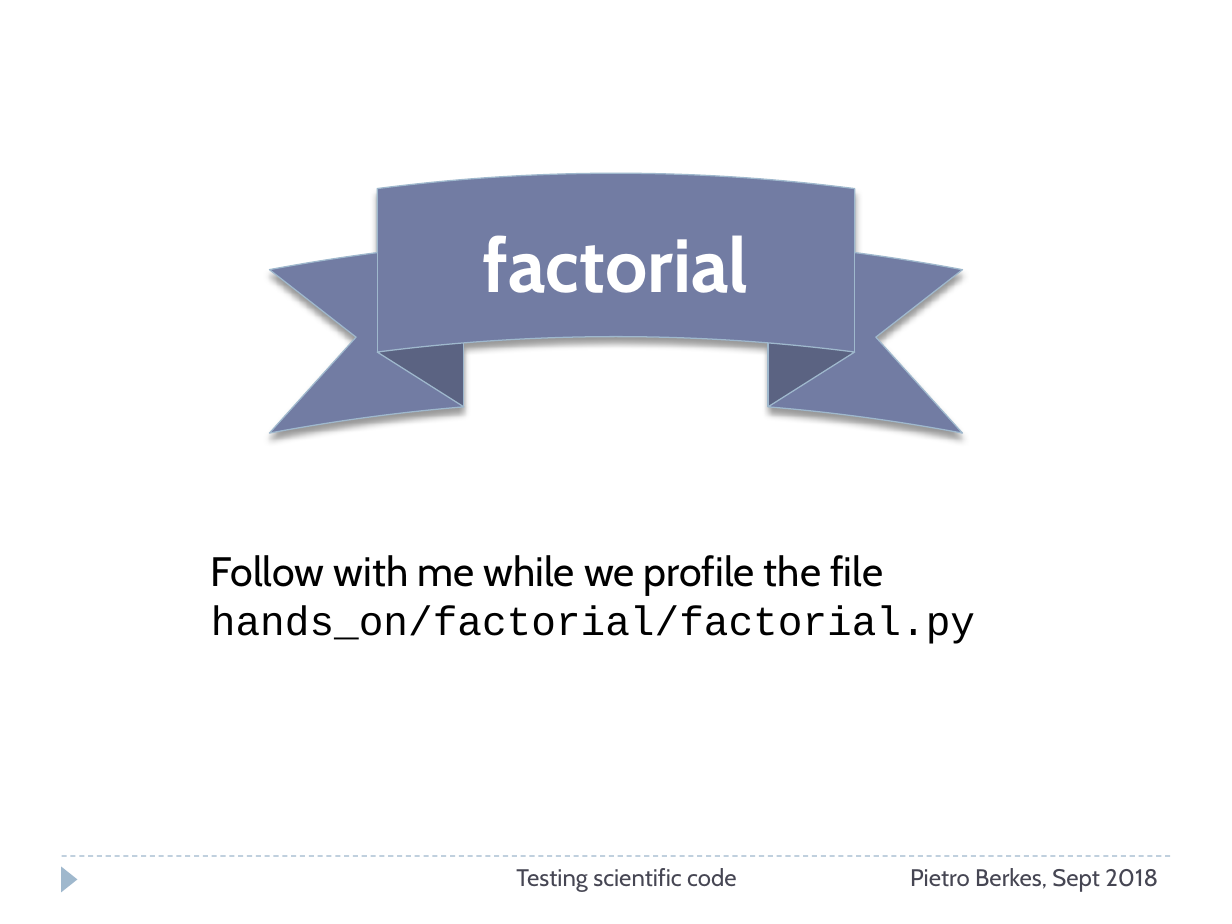
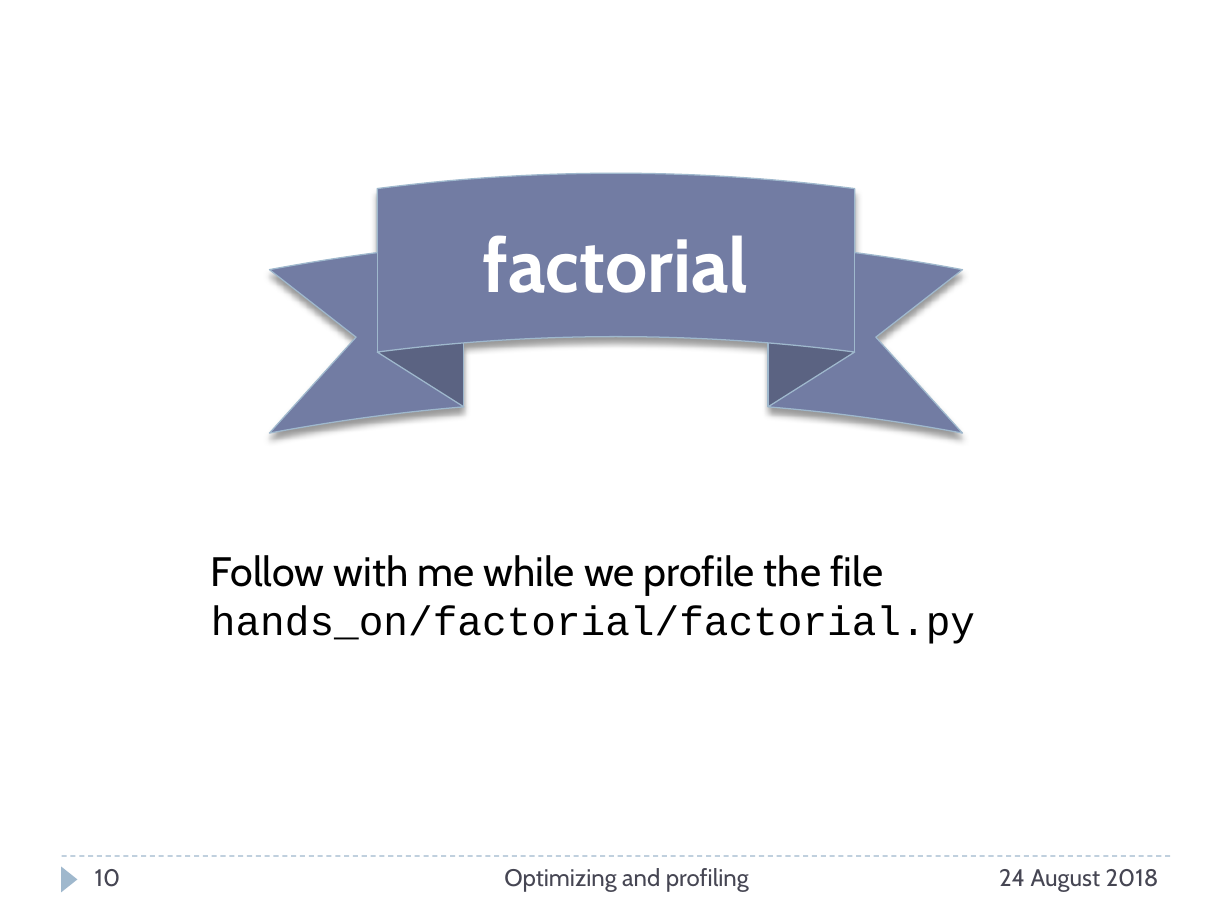
Before and after one commit to ASPP/testing_debugging_profiling, a slide deck: slide 10 of profiling.pptx (slide 9 before the commit). Drawn at 1232x924 pixels with LibreOffice and Linux fonts; fonts in the diff are those of the drawing. Boxes give left, top, right and bottom in pixels: in the first picture for what was removed or moved away, otherwise in the second. Text is boxed around its words. In the diff, an @@ line names an element or a change of style, - is before the commit and + after.

```diff
--- a/profiling.pptx
+++ b/profiling.pptx
@@ page number added at <box>95,869,121,887</box>, 14 pt, text #464653 @@
+10
@@ text at <box>504,868,749,892</box>: text changed @@
-Testing scientific code
+Optimizing and profiling
@@ text at <box>999,869,1159,892</box>: text changed @@
-Pietro Berkes, Sept 2018
+24 August 2018
```
Also in this commit, not shown: 15 other slides changed, 4 slides added, 3 slides removed, 10 other files.
